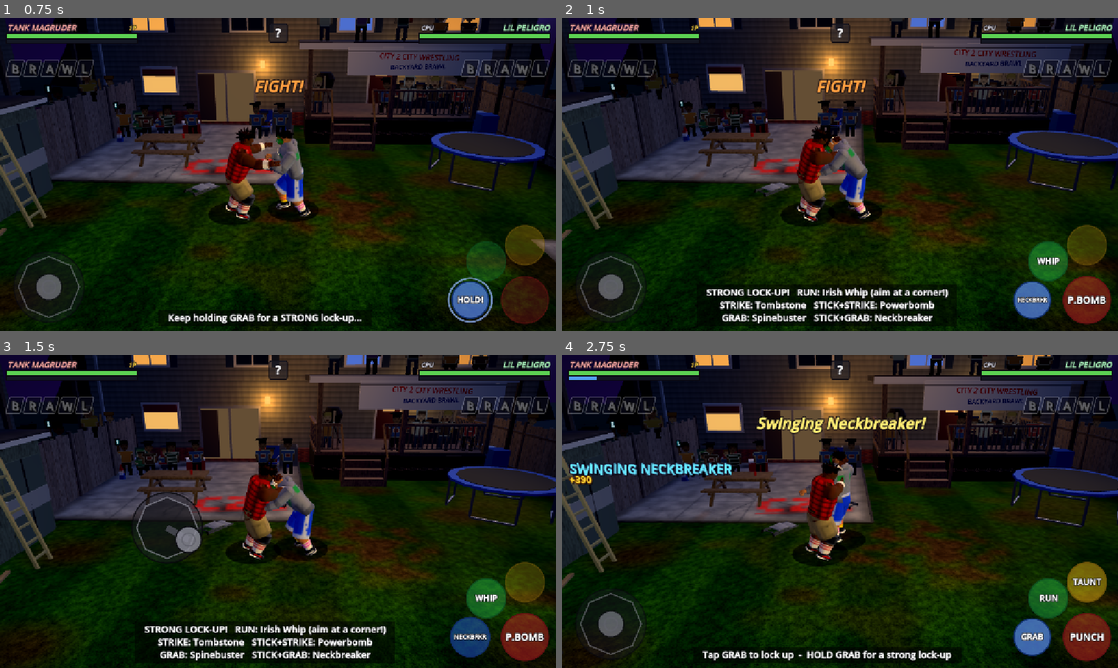
Above: before the commit, frames 1-4 (two rows, left to right).
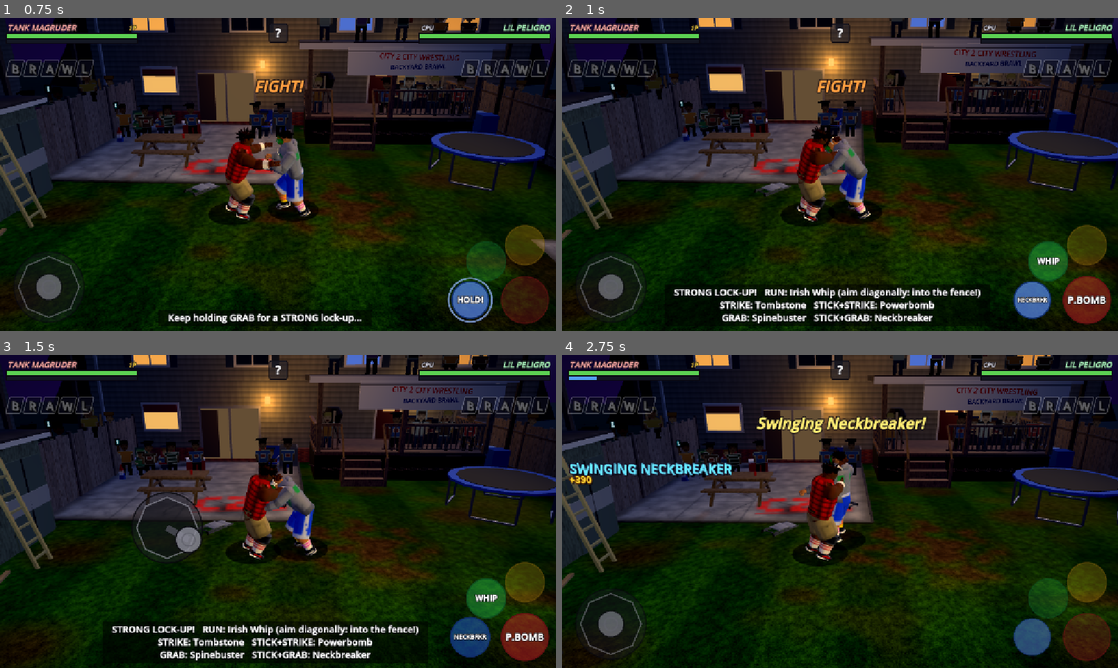
Above: after the commit, the same moments.

Repository: mygoodvibes24/turnbuckle-thunder
Game: Godot game, scene res://main.tscn
The game is run twice, just before and just after one commit, with the same random seed, the same clock (stepped at 60 frames per second) and the same inputs.
Inputs (mouse positions are in pixels of both pictures, inside the frame that each line leads up to):
- Up to frame 1 (0.75 s): tap Enter at 0.5 s; move the mouse to (400, 158) at 0.52 s; hold D (move_right) from 0.53 s (still down); hold K (grapple) from 0.53 s (still down); click (400, 158) at 0.67 s
- Up to frame 2 (1 s): keep holding D (move_right); keep holding K (grapple); tap Space (pin) at 0.8 s
- Up to frame 3 (1.5 s): release D (move_right) at 1.25 s; release K (grapple) at 1.25 s; drag from (166, 527) to (250, 574) at 1.27 s
- Up to frame 4 (2.75 s): move the mouse to (895, 442) at 2.02 s; hold D (move_right) from 2.03 s (still down); hold K (grapple) from 2.03 s (still down); tap J (strike) at 2.1 s

Frame 1 is identical in both runs. In frame 2, 1.0% of the frame differs, in the area x 20-76%, y 85-92%; in frame 3, 1.0%; in frame 4, 3.7%, in the area x 25-99%, y 66-99%.

Commit message:
HUD/docs: hints and labels for yard, strings, chains, air tricks, BRAWL MODE
Co-Authored-By: Claude Opus 5.5 <noreply@anthropic.com>
Claude-Session: https://claude.ai/code/session_01RUyHYSJkGGGZ1s8BonUfiU

Diff:
--- a/scripts/main.gd
+++ b/scripts/main.gd
@@ -2348,10 +2348,10 @@
 	# STRIKE is the red PUNCH button; STICK+ means "hold a direction while pressing".
 	var left: Array = [
 		["CONTROLS", [
-			["STICK", "Move  (also aims whips and moves)"],
-			["PUNCH", "Strike  (3 in a row knocks down)"],
+			["STICK", "Move  (aims whips, dives, string enders)"],
+			["PUNCH", "Strike  (keep pressing: strike string)"],
 			["GRAB", "Tap: lock-up   Hold: STRONG lock-up"],
-			["RUN", "Hit the ropes   +STRIKE: Clothesline"],
+			["RUN", "Run / stop   Double-tap: dodge-roll"],
 			["PIN", "Cover a downed foe, else TAUNT"],
 		], false],
 		["LOCK-UP MOVES", [
@@ -2367,51 +2367,60 @@
 			["STRIKE", "Clothesline"],
 			["GRAB", "Back Body Drop"],
 			["STICK+GRAB", "Running Powerslam"],
+			["DIAGONAL", "Into the fence: he slumps there"],
+		], false],
+		["FOE ON THE GROUND", [
+			["STRIKE", "Stomp     GRAB: Pick him up"],
+			["RUN+STRIKE", "Flying Elbow Drop"],
+			["RUN+GRAB", "Running Knee Drop  (miss = ouch)"],
 		], false],
 	]
 	var right: Array = [
-		["FOE ON THE MAT", [
-			["STRIKE", "Stomp"],
-			["GRAB", "Pick him up (free lock-up)"],
-			["RUN+STRIKE", "Flying Elbow Drop"],
-			["RUN+GRAB", "Running Knee Drop  (miss = ouch)"],
+		["STRINGS & LAUNCHERS", [
+			["STRIKE x4", "Jab, Hook, Uppercut, Haymaker"],
+			["STICK TOWARD", "Spin Kick (3rd)  /  Superkick (4th)"],
+			["STICK AWAY", "Launcher (2nd on): pops him up"],
+			["HE'S UP THERE", "STRIKE: Air Mail Knee"],
+			["", "GRAB: Catch & Slam  RUN: Lariat"],
+			["GRAB", "Mid-string: lock him up"],
 		], false],
-		["REVERSALS", [
+		["GRAPPLES & CHAINS", [
+			["CHAIN!", "GRAB / STRIKE late in a slam"],
+			["", "Slam > Back-to-Back > Slam-Bam"],
+			["", "Suplex > Double-Down > Triple"],
+			["STRIKE", "...and the Elbow / a Stomp"],
+			["BREAK", "Victim: REVERSE! as he's hauled up"],
+		], false],
+		["REVERSALS & PINS", [
 			["REVERSE!", "Press GRAB or STRIKE right then"],
-			["", "Counters lock-ups, whips, lariats"],
-			["", "Arm Drag / Hip Toss / Back Body Drop"],
 			["TOO EARLY", "Mashing just before locks you out"],
-		], false],
-		["PINS", [
 			["PIN", "3-count wins; big moves are harder"],
 			["PINNED", "MASH any button to kick out!"],
 		], false],
-		["SPIRIT", [
-			["METER", "Fills with hits, taunts, near falls"],
-			["TAUNT", "+Spirit (more if he's down), 6s wait"],
-			["SPECIAL", "Full meter = 15s to hit the finisher"],
-		], false],
 	]
 	var third: Array = [
+		["YARD HIGH-FLYING & AIR TRICKS", [
+			["RUN", "By a perch: climb it (table, pallets,"],
+			["", "porch, car, trampoline, shed roof)"],
+			["ON TOP", "STRIKE: Dive  GRAB: Hop  RUN: Down"],
+			["FOE DOWN", "Splash / away: Moonsault / side: Elbow"],
+			["FOE UP", "Crossbody  /  STICK: Missile Dropkick"],
+			["FENCE", "Run into it, then STRIKE: Springboard"],
+			["", "or GRAB: Slingshot"],
+			["IN THE AIR", "STRIKE: SPIN  GRAB: FLIP  PIN: POSE"],
+			["", "Finish the trick before you land!"],
+		], false],
 		["WEAPONS & TABLES", [
 			["GRAB", "Pick up a chair, can or 2x4"],
 			["HOLDING", "STRIKE: Swing  PIN: Throw  GRAB: Drop"],
-			["RUN+STRIKE", "Running swing"],
-			["TABLE", "GRAB by the folded table: set it up"],
-			["", "GRAB a downed foe by it: lay him on"],
+			["TABLE", "GRAB: set it up / lay him on it"],
 			["", "STRIKE: send him THROUGH it!"],
 		], false],
-		["HIGH FLYING", [
-			["RUN", "At a corner: climb the turnbuckle"],
-			["ON TOP", "STRIKE: Dive  GRAB: Hop  RUN: Down"],
-			["FOE DOWN", "Backyard Splash  (STICK toward)"],
-			["", "STICK away: Moonsault"],
-			["", "STICK sideways: Flying Elbow"],
-			["FOE UP", "Crossbody  /  STICK: Missile Dropkick"],
-			["SPECIAL", "Gutter Star Press (foe down)"],
-			["ROPES", "STRIKE off a bounce: Springboard"],
-			["CORNER", "Whip him in, RUN+STRIKE: Splash"],
-			["", "or GRAB: Super Drop"],
+		["STYLE", [
+			["COMBO", "Moves in a row multiply points"],
+			["B-R-A-W-L", "Fill the hype meter: earn a letter"],
+			["BRAWL MODE", "All 5: every move is SUPER"],
+			["SPECIAL", "Full meter: STICK+GRAB finisher"],
 		], false],
 	]
 	var columns := HBoxContainer.new()
@@ -2770,9 +2779,22 @@
 # ---- context helpers for hints and button labels (weapons / tables / high flying)
 # These mirror the checks in wrestler.gd ("# ---- weapons", "# ---- high flying").
 
-const HUD_CORNER_POST := 4.15     # corner posts at local (±4.15, ±4.15)
-const HUD_CLIMB_RANGE := 1.1      # wrestler.gd HF_CLIMB_RANGE
-const HUD_SPRING_WINDOW := 0.35   # wrestler.gd HF_SPRING_WINDOW
+const HUD_CLIMB_RANGE := 1.1      # wrestler.gd HF_CLIMB_RANGE (distance to a perch's approach point)
+const HUD_SPRING_WINDOW := 0.45   # wrestler.gd HF_SPRING_WINDOW (after a fence / wall rebound)
+const HUD_CHAIN_OPEN := 0.45      # wrestler.gd CHAIN_OPEN (fraction of a throw)
+const HUD_CHAIN_MAX := 2          # wrestler.gd CHAIN_MAX
+const HUD_JUGGLE_MAX := 2         # wrestler.gd JUGGLE_MAX
+const HUD_IDLE_TIPS := [
+	"Tap GRAB to lock up  -  HOLD GRAB for a strong lock-up",
+	"Double-tap RUN to dodge-roll",
+	"STRIKE again as each hit lands for a string  (stick away: Launcher!)",
+	"RUN into the fence, then STRIKE: springboard  /  GRAB: slingshot",
+	"RUN next to a picnic table, the car, the trampoline... to climb it",
+	"In the air: STRIKE spins, GRAB flips, PIN poses",
+]
+# Short button captions for the next hit of a strike string.
+const HUD_STRIKE_LABELS := {"jab": "JAB", "hook": "HOOK", "uppercut": "UPPERCUT", "haymaker": "HAYMAKER",
+	"spin_kick": "SPIN KICK", "superkick": "SUPERKICK", "launcher": "LAUNCH"}
 
 
 func _p_dist() -> float:
@@ -2829,30 +2851,140 @@
 	return ""
 
 
-## True when RUN would climb the nearest turnbuckle (within range, opponent not in that corner).
+## The yard's perches (p1.arena.perches, else our own `perches`), see yard_contract.md.
+func _hud_perches() -> Array:
+	var ar = p1.get("arena")
+	if ar != null and is_instance_valid(ar) and "perches" in ar:
+		var ps: Array = ar.perches
+		if not ps.is_empty():
+			return ps
+	return perches
+
+
+## The perch RUN would climb right now ({} if none): the nearest one whose approach point is
+## within HUD_CLIMB_RANGE, the stick (if held) roughly toward it and the opponent not on it.
+## Mirrors wrestler.gd _hf_free_move_hook / _hf_near_perch.
+func _hud_climb_perch() -> Dictionary:
+	var a: Vector3 = p1.position
+	var best: Dictionary = {}
+	var best_d := HUD_CLIMB_RANGE
+	for e in _hud_perches():
+		if not (e is Dictionary):
+			continue
+		var pr: Dictionary = e
+		var pp: Vector3 = pr.get("pos", Vector3.ZERO)
+		var ap: Vector3 = pr.get("approach", pp)
+		var d := Vector2(ap.x - a.x, ap.z - a.z).length()
+		if d <= best_d:
+			best_d = d
+			best = pr
+	if best.is_empty():
+		return best
+	var bp: Vector3 = best.get("pos", Vector3.ZERO)
+	var to_p := Vector2(bp.x - a.x, bp.z - a.z)
+	var mv: Vector2 = p1.in_move
+	if mv.length() >= 0.3 and to_p.length() >= 0.2 and mv.normalized().dot(to_p.normalized()) <= 0.5:
+		return {}
+	var b: Vector3 = p2.position
+	if Vector2(bp.x - b.x, bp.z - b.z).length() < 1.0:
+		return {}
+	return best
+
+
 func _hud_can_climb() -> bool:
-	var a: Vector3 = p1.position
-	var sx := -1.0 if a.x < 0.0 else 1.0
-	var sz := -1.0 if a.z < 0.0 else 1.0
-	var post := Vector2(sx * HUD_CORNER_POST, sz * HUD_CORNER_POST)
-	if post.distance_to(Vector2(a.x, a.z)) > HUD_CLIMB_RANGE:
-		return false
-	var b: Vector3 = p2.position
-	return post.distance_to(Vector2(b.x, b.z)) >= 1.2
-
-
-## True inside the springboard window right after p1 bounces off the ropes.
+	return not _hud_climb_perch().is_empty()
+
+
+func _hud_perch_name(pr: Dictionary) -> String:
+	var n: String = pr.get("name", "perch")
+	return n
+
+
+## True inside the launch window right after p1 rebounds off the fence / house wall.
 func _hud_spring_ready() -> bool:
 	var whipped: bool = p1.whipped
 	var clock: float = p1.anim_clock
 	var rope_at: float = p1.hf_rope_at
-	return not whipped and clock - rope_at <= HUD_SPRING_WINDOW and p2.state != Wrestler.S.DOWN
+	return not whipped and clock - rope_at <= HUD_SPRING_WINDOW
+
+
+## "fence" or "wall" for p1's last rebound (the house is along -z).
+func _hud_bounce_edge() -> String:
+	var n: Vector3 = p1.hf_bounce_n
+	return "wall" if n.z < -0.5 else "fence"
+
+
+## p1 is mid strike string: the current strike is a normal (non-ender) STRIKES hit.
+func _hud_in_string() -> bool:
+	if p1.state != Wrestler.S.PUNCH:
+		return false
+	var k: String = p1.current_move_key
+	k = k.substr(6) if k.begins_with("super_") else k
+	if not Wrestler.STRIKES.has(k):
+		return false
+	var st: Dictionary = Wrestler.STRIKES[k]
+	return not (st.get("ender", false) or st.get("juggle", false))
+
+
+## Key of the strike STRIKE would chain into now (mirrors wrestler.gd _string_pick).
+func _hud_next_strike() -> String:
+	var step: int = p1.string_step
+	step += 1
+	var dir := 0
+	var mv: Vector2 = p1.in_move
+	var a: Vector3 = p1.position
+	var b: Vector3 = p2.position
+	var to := Vector2(b.x - a.x, b.z - a.z)
+	if mv.length() >= 0.5 and to.length() > 0.01:
+		var dt := to.normalized().dot(mv.normalized())
+		dir = 1 if dt > 0.5 else (-1 if dt < -0.5 else 0)
+	if dir < 0 and step >= 1:
+		return "launcher"
+	if dir > 0 and step >= 2:
+		return "superkick" if step >= 3 else "spin_kick"
+	var keys: Array = Wrestler.STRING_KEYS
+	var k: String = keys[mini(step, keys.size() - 1)]
+	return k
+
+
+## Chain links open for p1's current throw ({"grab": key, "strike": key}), {} outside the window.
+func _hud_chain_links() -> Dictionary:
+	if p1.state != Wrestler.S.THROWING:
+		return {}
+	var k: String = p1.current_move_key
+	k = k.substr(6) if k.begins_with("super_") else k
+	if not Wrestler.CHAINS.has(k):
+		return {}
+	var links: int = p1.chain_link
+	var t: float = p1.state_time
+	var tt: float = p1.throw_time
+	if links >= HUD_CHAIN_MAX or t < tt * HUD_CHAIN_OPEN:
+		return {}
+	var nexts: Dictionary = Wrestler.CHAINS[k]
+	return nexts
+
+
+func _hud_move_name(key: String) -> String:
+	if not Wrestler.MOVES.has(key):
+		return key
+	var m: Dictionary = Wrestler.MOVES[key]
+	var n: String = m.get("name", key)
+	return n.lstrip(".").strip_edges()
+
+
+## A strike string / launch follow-up is possible on a JUGGLED opponent right now.
+func _hud_juggle_ready() -> bool:
+	if p2.state != Wrestler.S.JUGGLED:
+		return false
+	var st: int = p1.state
+	return st == Wrestler.S.IDLE or st == Wrestler.S.WALK or st == Wrestler.S.PUNCH
 
 
 func _hint_text() -> String:
 	var st: int = p1.state
 	var opp: int = p2.state
 	var special: bool = p1.is_special_ready()
+	var brawl: bool = p1.get("brawl_mode") == true
 	var lockout: float = p1.reversal_lockout
 	var dist := _p_dist()
 	var near := dist < 1.7
@@ -2862,15 +2994,30 @@
 		var strong: bool = p1.tie_strong
 		if strong:
 			var fin_s := "THUNDER DRIVER!" if special else "Neckbreaker"
-			return "STRONG LOCK-UP!   RUN: Irish Whip (aim at a corner!)\nSTRIKE: Tombstone   STICK+STRIKE: Powerbomb\nGRAB: Spinebuster   STICK+GRAB: " + fin_s
+			return "STRONG LOCK-UP!   RUN: Irish Whip (aim diagonally: into the fence!)\nSTRIKE: Tombstone   STICK+STRIKE: Powerbomb\nGRAB: Spinebuster   STICK+GRAB: " + fin_s
 		var fin := "THUNDER DRIVER!" if special else "DDT"
-		return "LOCK-UP!   RUN: Irish Whip (aim at a corner!)\nSTRIKE: Knee   STICK+STRIKE: Suplex\nGRAB: Slam   STICK+GRAB: " + fin
+		return "LOCK-UP!   RUN: Irish Whip (aim diagonally: into the fence!)\nSTRIKE: Knee   STICK+STRIKE: Suplex\nGRAB: Slam   STICK+GRAB: " + fin
 	if st == Wrestler.S.TIEUP_DEF:
 		if lockout > 0.0:
 			return "TOO EARLY!  Wait for the move..."
 		return "CAUGHT!  Tap GRAB or STRIKE when the \"!\" appears to reverse"
 	if st == Wrestler.S.PINNED:
 		return "MASH ANY BUTTON TO KICK OUT!"
+	if st == Wrestler.S.THROWING:
+		var links := _hud_chain_links()
+		if not links.is_empty():
+			var parts: PackedStringArray = []
+			if links.has("grab"):
+				parts.append("GRAB: " + _hud_move_name(str(links["grab"])))
+			if links.has("strike"):
+				parts.append("STRIKE: " + _hud_move_name(str(links["strike"])))
+			return "CHAIN IT!   " + "   ".join(parts)
+		return ""
+	if st == Wrestler.S.DIVING:
+		var mv_key: String = p1.hf_move
+		if mv_key == "corner_splash":
+			return ""
+		return "Air tricks! SPIN / FLIP / POSE — finish before you land"
 	if st == Wrestler.S.PERCHED:
 		if opp == Wrestler.S.DOWN or opp == Wrestler.S.ON_TABLE:
 			if special:
@@ -2878,25 +3025,37 @@
 			return "DIVE!  Stick picks the move\nToward: Splash   Away: Moonsault   Side: Elbow"
 		return "DIVE!  STRIKE: Crossbody   STICK+STRIKE: Missile Dropkick\nGRAB: Hop down   RUN: Climb down"
 	if st == Wrestler.S.CLIMB:
-		return "Climbing the turnbuckle..."
+		var hp: Dictionary = p1.hf_perch
+		return "Climbing the %s..." % _hud_perch_name(hp) if not hp.is_empty() else "Climbing..."
 	if st == Wrestler.S.ON_TABLE:
 		return "Uh oh... you're laid out on the table!"
 	if st == Wrestler.S.CORNER_STUN:
-		return "Stuck in the corner!"
+		return "Slammed into the fence!"
+	if st == Wrestler.S.ROLL or st == Wrestler.S.JUGGLED:
+		return ""
 	if st == Wrestler.S.GRAB_WINDUP:
 		return "Keep holding GRAB for a STRONG lock-up..."
 	if st == Wrestler.S.WHIPPING:
 		return "Here he comes!  STRIKE: Clothesline\nGRAB: Back Body Drop   STICK+GRAB: Powerslam"
+	if _hud_juggle_ready():
+		return "He's in the air!  STRIKE: Air Mail Knee   GRAB: Catch & Slam   RUN: Express Lariat"
+	if _hud_in_string():
+		return "COMBO!  STRIKE again as it lands   (stick toward: Kick  /  away: Launcher)"
 	if st == Wrestler.S.RUN:
 		if _hud_holding():
 			return "STRIKE: Running swing!      RUN: Stop"
 		if opp == Wrestler.S.ON_TABLE:
 			return "STRIKE: Leap through the table!"
 		if opp == Wrestler.S.CORNER_STUN:
-			return "STRIKE: Corner Splash!"
+			return "STRIKE: Splash him against the fence!"
+		var whipped: bool = p1.whipped
+		if not whipped and _hud_spring_ready():
+			return "Off the %s! STRIKE springboard / GRAB slingshot" % _hud_bounce_edge()
+		if brawl:
+			return "BRAWL MODE! Every move is SUPER"
 		if opp == Wrestler.S.DOWN:
 			return "STRIKE: Elbow Drop      GRAB: Knee Drop"
-		return "STRIKE: Clothesline   (right off the ropes: Springboard!)"
+		return "STRIKE: Clothesline   (off the fence: Springboard!)"
 	var free := st == Wrestler.S.IDLE or st == Wrestler.S.WALK
 	if free and _hud_holding():
 		if opp == Wrestler.S.DOWN and dist < 2.0:
@@ -2905,27 +3064,39 @@
 	if free and opp == Wrestler.S.ON_TABLE and dist < 2.2:
 		return "SMASH them through it!  Press STRIKE"
 	if free and opp == Wrestler.S.CORNER_STUN:
-		return "He's stuck in the corner!\nRUN, then STRIKE: Corner Splash   GRAB (close): SUPER DROP"
+		return "He's slumped against the fence!\nRUN, then STRIKE: Splash   GRAB (close): SUPER DROP"
 	var ctx := _hud_item_context() if free else ""
 	if ctx == "on_table":
 		return "Table's set!  GRAB: Put him on it   PIN: Cover"
+	var perch: Dictionary = _hud_climb_perch() if free else {}
 	if opp == Wrestler.S.DOWN:
-		if free and _hud_can_climb():
-			return "He's down!  RUN: Climb the turnbuckle and fly!"
+		if not perch.is_empty():
+			return "He's down!  RUN: Climb the %s and fly!" % _hud_perch_name(perch)
 		if near:
 			return "STRIKE: Stomp   GRAB: Pick up   PIN: Cover"
-		return "He's down!  Get close and PIN, climb a corner, or TAUNT"
+		if brawl:
+			return "BRAWL MODE! Every move is SUPER"
+		return "He's down!  Get close and PIN, climb something, or TAUNT"
 	if ctx.begins_with("pick_up:"):
 		return "GRAB: Pick up %s" % _hud_item_name(ctx.substr(8))
 	if ctx == "table":
 		return "GRAB: Set up the table"
-	if free and _hud_can_climb():
-		return "RUN: Climb the turnbuckle"
+	if not perch.is_empty():
+		return "Climb the %s!   (RUN)" % _hud_perch_name(perch)
+	if brawl:
+		return "BRAWL MODE! Every move is SUPER"
 	if special:
 		var secs: float = p1.special_timer
 		return "SPECIAL READY! (%ds)  Lock up, then STICK + GRAB" % int(ceil(secs))
 	if hud_clock < 6.0:
-		return "Tap GRAB to lock up  -  HOLD GRAB for a strong lock-up"
+		var first_tip: String = HUD_IDLE_TIPS[0]
+		return first_tip
+	# Idle tip rotation while nothing is happening (opponent not in your face).
+	if free and dist > 2.2 and opp != Wrestler.S.DOWN:
+		var slot := int(hud_clock / 7.0)
+		if slot % 2 == 0:
+			var tip: String = HUD_IDLE_TIPS[int(slot / 2.0) % HUD_IDLE_TIPS.size()]
+			return tip
 	return ""
 
 
@@ -2953,8 +3124,23 @@
 	elif st == Wrestler.S.PERCHED:
 		touch.set_labels("DIVE!", "HOP", "DOWN", "")
 		glow = "strike"
+	elif st == Wrestler.S.DIVING and str(p1.hf_move) != "corner_splash":
+		touch.set_labels("SPIN", "FLIP", "", "POSE")
+		glow = "all"
+	elif st == Wrestler.S.THROWING:
+		var links := _hud_chain_links()
+		if links.is_empty():
+			touch.set_labels("", "", "", "")
+			glow = ""
+		else:
+			var s_ch := ""
+			if links.has("strike"):
+				s_ch = "STOMP" if str(links["strike"]) == "chain_stomp" else "ELBOW"
+			touch.set_labels(s_ch, "CHAIN!" if links.has("grab") else "", "", "")
+			glow = "grapple" if links.has("grab") else "strike"
 	elif st == Wrestler.S.CLIMB or st == Wrestler.S.DIVING or st == Wrestler.S.PERCH_FALL \
-			or st == Wrestler.S.ON_TABLE or st == Wrestler.S.CORNER_STUN:
+			or st == Wrestler.S.ON_TABLE or st == Wrestler.S.CORNER_STUN \
+			or st == Wrestler.S.ROLL or st == Wrestler.S.JUGGLED:
 		touch.set_labels("", "", "", "")
 		glow = ""
 	elif st == Wrestler.S.TIEUP_ATK:
@@ -2979,7 +3165,17 @@
 	elif st == Wrestler.S.WHIPPING:
 		touch.set_labels("LARIAT", "P.SLAM" if dir_held else "BACKDROP", "", "")
 		glow = ""
+	elif _hud_juggle_ready():
+		var jh: int = p2.juggle_hits
+		touch.set_labels("KNEE" if jh < HUD_JUGGLE_MAX else "PUNCH", "CATCH", "LARIAT", "")
+		glow = "strike"
+	elif _hud_in_string():
+		var nk := _hud_next_strike()
+		var hit: bool = p1.strike_hit
+		touch.set_labels(str(HUD_STRIKE_LABELS.get(nk, "COMBO")), "LOCK-UP", "", "")
+		glow = "strike" if hit else ""
 	elif st == Wrestler.S.RUN:
+		var whipped: bool = p1.whipped
 		if _hud_holding():
 			touch.set_labels("SWING", "STOP", "STOP", "")
 		elif opp == Wrestler.S.ON_TABLE and dist < 2.6:
@@ -2988,9 +3184,9 @@
 		elif opp == Wrestler.S.CORNER_STUN and dist < 3.4:
 			touch.set_labels("SPLASH", "STOP", "STOP", "")
 			glow = "strike"
-		elif _hud_spring_ready():
-			touch.set_labels("SPRING", "STOP", "STOP", "")
-			glow = "strike"
+		elif not whipped and _hud_spring_ready():
+			touch.set_labels("SPRING", "SLING", "STOP", "")
+			glow = "all"
 		elif opp == Wrestler.S.DOWN:
 			touch.set_labels("ELBOW", "KNEE", "STOP", "")
 		else:
